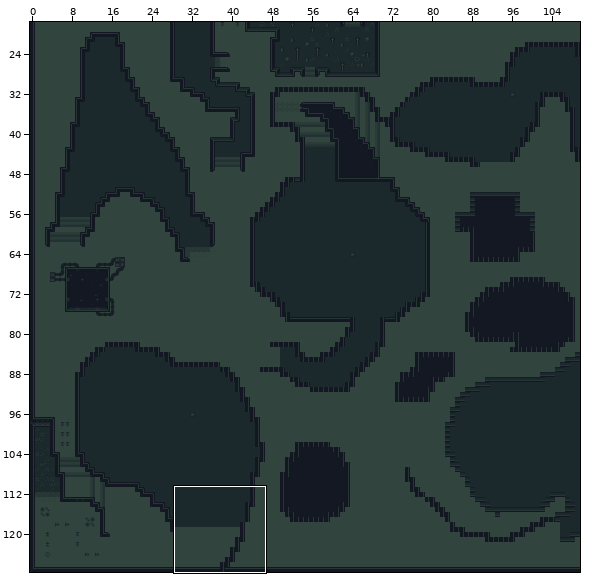
Two states of a Tiled map, scratch/graves.tmx. The picture above shows the old version from afar; the outline marks the close-up.
Close-up. First the earlier version:
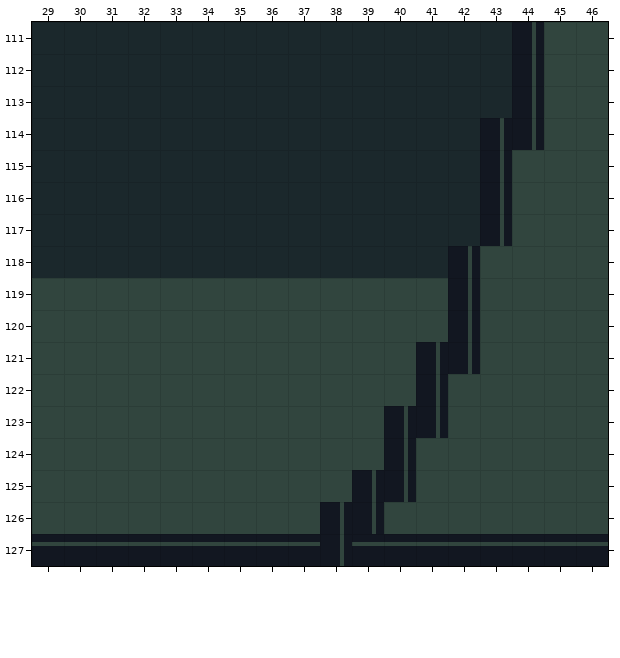
Cells are 16x16 px. Shown: x 29..46, y 111..127. The commit also changed other parts of the map, which this record leaves out.
And afterwards:
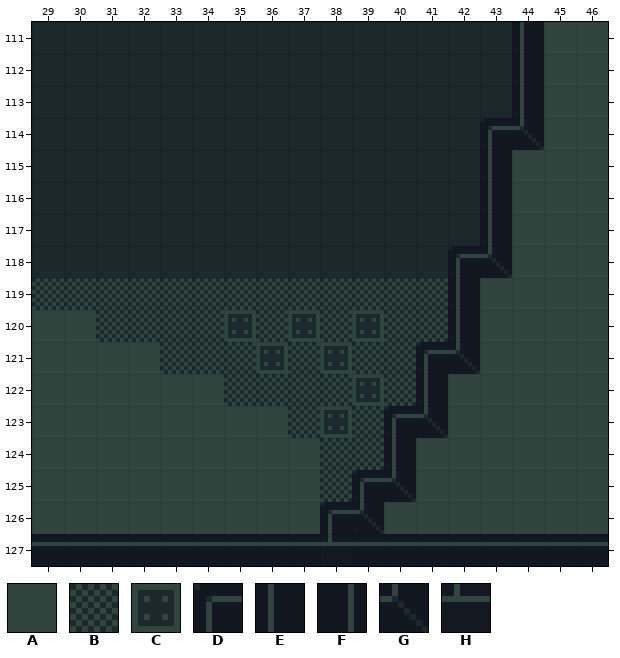
Key: from "tiles_16": A 31, B 43, C 47, D 54, E 57, F 59, G 65, H 132.
_ is an empty cell.
Tiles replaced or removed in this view: A, F.
Difference:
Changed rows in their new state; . is an unchanged cell.
Layer "Tile Layer 1":
first column x 29:
111 ...............E
112 ...............E
113 ...............E
114 ..............DG
115 ..............E.
116 ..............E.
117 ..............E.
118 .............DG.
119 BBBBBBBBBBBBBE..
120 ..BBBBCBCBCBBE..
121 ....BBBCBCBBDG..
122 ......BBBBCBE...
123 ........BCBDG...
124 .........BBE....
125 .........BDG....
126 .........DG.....
127 .........H......
